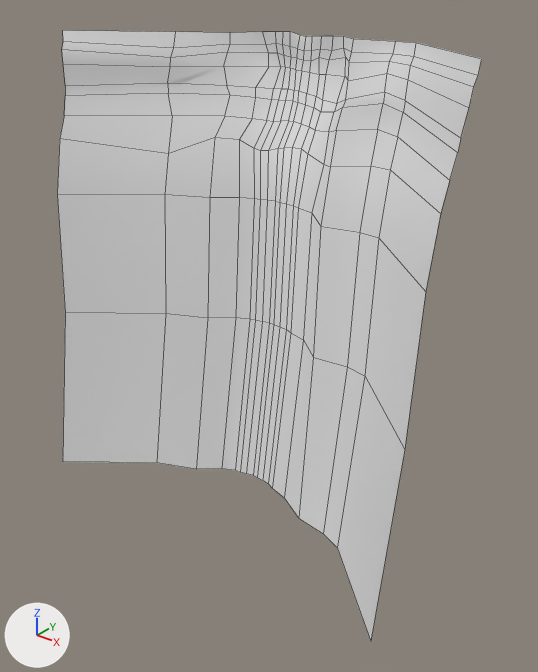
Before and after pictures for a commit that changed the FBX model Assets/Art/Models/Cliff_00.fbx.
Both versions are drawn from a camera (50 mm lens) standing at (103.2, -136.0, 26.6) and looking at (10.4, -20.0, -45.3). The axes (+X, +Y, +Z) are drawn at lower left. The lights are the same throughout. Mesh edges are drawn as thin lines. Where no turn or scale is listed for an object, it has been applied to the vertices.

Objects in the first picture: 'Cliff_00'.
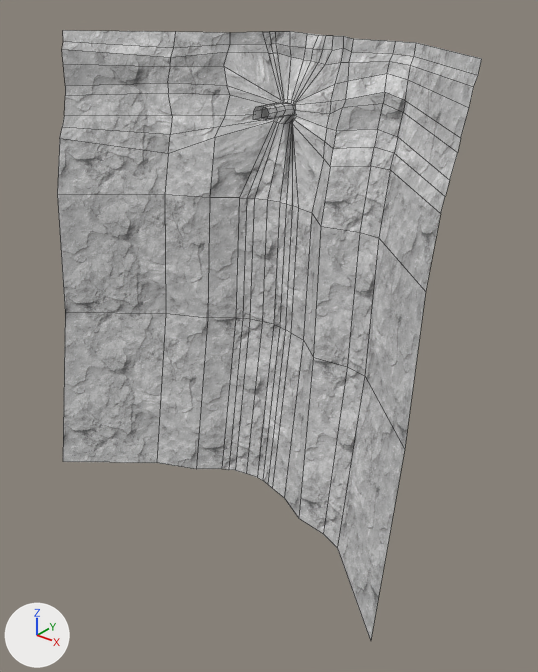
The change, as a diff of the scene's bpy script:
```diff
--- a/Assets/Art/Models/Cliff_00.fbx.py
+++ b/Assets/Art/Models/Cliff_00.fbx.py
@@ img_rock_5_jpg @@
+img_rock_5_jpg = load_image('Rock_5.jpg', '../Textures/Rock_5.jpg', 2400, 2400, 'sRGB')
@@ mat_rock_4 @@
+mat_rock_4 = principled_material('Rock_4')
+mat_rock_4.texture = img_rock_5_jpg
+mat_rock_4.roughness = 0.553
@@ me_cliff_00 @@
 # used by ob_cliff_00; location = (0.0, 0.0, 0.0)
-me_cliff_00.from_pydata(...)  # 187 vertices, 160 faces; spans x -43.6..54.8, y -42.1..3.7, z -90.0..15.6
+me_cliff_00.from_pydata(...)  # 220 vertices, 189 faces; spans x -43.6..54.8, y -42.1..4.4, z -90.0..15.6
+# me_cliff_00 part 1
+# 30 vertices are removed from x -4.2..8.9, y -16.1..3.7, z -90.0..15.5
+# 71 faces are deleted
+# 44 vertices move from x -7.9..14.1, y -15.5..3.6, z -90.0..15.1 to x -2.4..13.7, y -15.7..3.9, z -90.0..15.2
+# 45 vertices are added at x -42.1..53.2, y -29.7..4.4, z -90.0..15.4
+# 10 new vertices lie (0.0, 2.9, 0.0) away from vertices in x -1.8..1.9, y -10.6..-9.1, z -1.3..1.5
+# 8 new vertices lie (0.0, 2.9, 0.0) away from vertices in x -1.5..1.9, y -7.7..-6.2, z -1.3..1.5
+# 100 new faces join them
+# me_cliff_00 part 2: 2 kept faces spanning x 0.5..2.2, y -1.0..2.0, z -3.1..-1.7 get new texture (UV) coordinates
+# me_cliff_00 part 3: 89 faces spanning x -43.6..54.8, y -42.1..3.3, z -90.0..15.6 switch from no material to mat_rock_4 (picture img_rock_5_jpg)
```

Changed parts and their boxes [x1, y1, x2, y2] in the pictures (538 x 672 px; the box of a moved part takes in the faces that stretch with it):
part 1 of me_cliff_00, moved or reshaped
    both: [60, 31, 450, 477]
part 2 of me_cliff_00, surface changed
    before: [284, 122, 309, 148]
part 3 of me_cliff_00, recoloured
    both: [57, 30, 482, 641]
